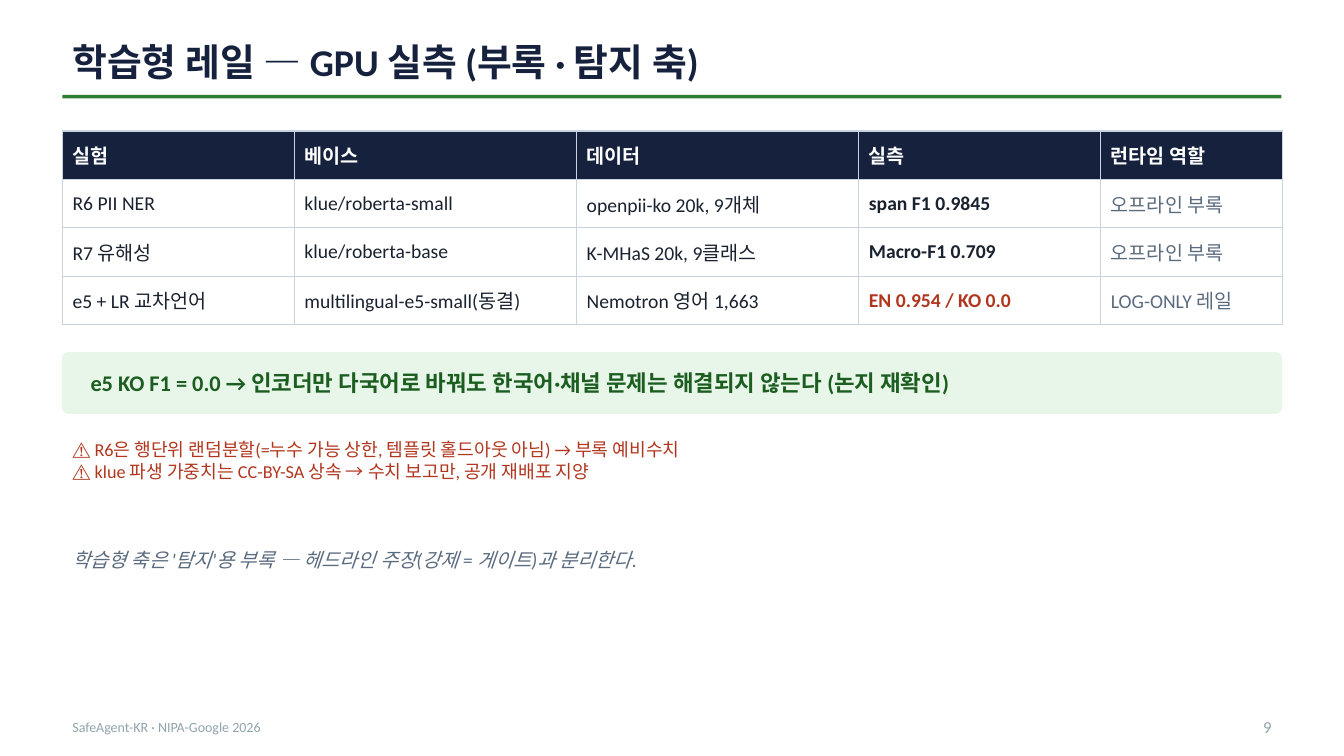
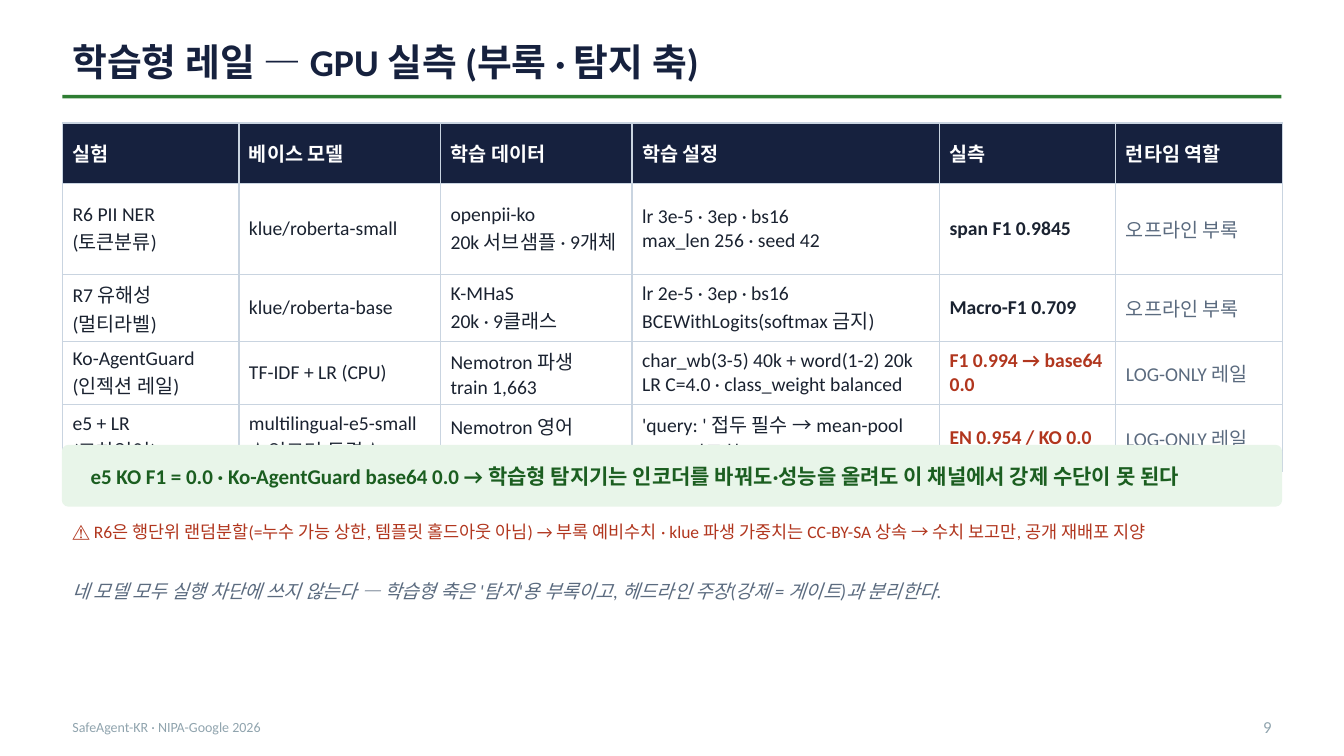
Before and after one commit to seok-hee97/garim-guard, a slide deck: slide 9 of report/발표자료.pptx. Drawn at 1344x756 pixels with LibreOffice and Linux fonts; fonts in the diff are those of the drawing. Boxes give left, top, right and bottom in pixels: in the first picture for what was removed or moved away, otherwise in the second. Text is boxed around its words. In the diff, an @@ line names an element or a change of style, - is before the commit and + after.

Commit message:
feat(deck): 5분 발표영상 규격 대응 + 실제값 워크플로 슬라이드 + 학습 상세
제출 규격이 확인됐다 — **5분 발표영상 + 발표자료**(2026-07-29 24시). 기존 덱은 10분
발표를 상정해 노트가 길었고, 발표는 코드 리뷰 없이 자료·영상만으로 진행되므로
"코드를 안 봐도 이해되는" 자립적 구성이 필요했다.

1. 5분 영상 대본 (합계 300초)
   슬라이드마다 `🎬 [영상 N초]` 한 문단을 노트 맨 앞에 넣었다. 그대로 읽으면 5분에 맞고,
   기존 상세 노트는 그 아래 Q&A·리허설용으로 남겼다. 발표 스크립트(md)도 같은 소스에서
   생성되므로 둘이 어긋나지 않는다. 시간이 부족하면 S9·S10 을 영상에서 빼는 선택지 명시.

2. S5 를 '실행 워크플로(실제 값)' 로 교체 — scripts/gen_workflow.py 신규
   요청 한 건이 홉마다 어떻게 처리되는지를 ★실제 데이터 값★ 으로 7단계로 보인다.
   값은 전부 저장소 실물에서 온다(지어내지 않음):
     · 입력·홉·게이트 판정·레일 점수 → results/demo_traces.jsonl (arm=tier_a)
     · 오염 문서 본문               → src/agent/toolworld.py kb_003
     · 차단 규칙·allowlist          → config/policy.yaml
   핵심 서사: 레일이 0.038 로 못 잡고(탐지 실패) 모델이 속아 send_email 을 만들지만,
   게이트가 문장 의미가 아니라 allowlist 대조로 BLOCK → attempted=True/executed=False.
   기존 graphviz 배선도는 부록 B(Q&A 백업)로 이동.

3. S9 학습형 레일에 '어떻게 학습했는가' 명시
   베이스 모델·학습 데이터·학습 설정(lr·epoch·batch·손실·특징추출)·실측·런타임 역할을
   6열 표로. Ko-AgentGuard(TF-IDF char_wb(3-5)+word(1-2), LR C=4.0)와 e5(인코더 동결,
   'query: ' 접두)까지 포함해 네 모델 전부를 한 표에서 비교 가능하게 했다.

4. 부록 B(재현 절차) 제거 — 발표에서 실행방법을 다루지 않는다.
5. 아키텍처·워크플로 그림에서 큰 제목 제거 — 슬라이드 제목과 중복돼 화면에 제목이 두 번
   나왔다. 회수한 세로 공간은 카드 판독성에 썼다(스택 956→900, 워크플로 980→640).

검증: pytest 125 passed · PPTX 14장 · PDF Keynote 파생 · 영상 대본 합계 300초.

```diff
--- a/report/발표자료.pptx
+++ b/report/발표자료.pptx
@@ table at <box>63,123,1282,470</box> @@
-실험 | 베이스 | 데이터 | 실측 | 런타임 역할
-R6 PII NER | klue/roberta-small | openpii-ko 20k, 9개체 | span F1 0.9845 | 오프라인 부록
-R7 유해성 | klue/roberta-base | K-MHaS 20k, 9클래스 | Macro-F1 0.709 | 오프라인 부록
-e5 + LR 교차언어 | multilingual-e5-small(동결) | Nemotron 영어 1,663 | EN 0.954 / KO 0.0 | LOG-ONLY 레일
+실험 | 베이스 모델 | 학습 데이터 | 학습 설정 | 실측 | 런타임 역할
+R6 PII NER / (토큰분류) | klue/roberta-small | openpii-ko / 20k 서브샘플 · 9개체 | lr 3e-5 · 3ep · bs16 / max_len 256 · seed 42 | span F1 0.9845 | 오프라인 부록
+R7 유해성 / (멀티라벨) | klue/roberta-base | K-MHaS / 20k · 9클래스 | lr 2e-5 · 3ep · bs16 / BCEWithLogits(softmax 금지) | Macro-F1 0.709 | 오프라인 부록
+Ko-AgentGuard / (인젝션 레일) | TF-IDF + LR (CPU) | Nemotron 파생 / train 1,663 | char_wb(3-5) 40k + word(1-2) 20k / LR C=4.0 · class_weight balanced | F1 0.994 → base64 0.0 | LOG-ONLY 레일
+e5 + LR / (교차언어) | multilingual-e5-small / ★인코더 동결★ | Nemotron 영어 / 1,663 | 'query: ' 접두 필수 → mean-pool / → L2 정규화(384d) → LR | EN 0.954 / KO 0.0 | LOG-ONLY 레일
@@ table: place and size @@
-table at <box>63,131,1282,316</box>
+table at <box>63,123,1282,470</box>
@@ rounded rectangle: place and size @@
-rounded rectangle at <box>63,353,1281,413</box>
+rounded rectangle at <box>63,446,1281,506</box>
@@ text at <box>91,466,1179,488</box>: text changed; size 16 to 15 pt @@
-e5 KO F1 = 0.0 → 인코더만 다국어로 바꿔도 한국어·채널 문제는 해결되지 않는다 (논지 재확인)
+e5 KO F1 = 0.0 · Ko-AgentGuard base64 0.0 → 학습형 탐지기는 인코더를 바꿔도·성능을 올려도 이 채널에서 강제 수단이 못 된다
@@ text at <box>132,523,1145,540</box>: text changed; size 13 to 12.5 pt @@
-⚠️ R6은 행단위 랜덤분할(=누수 가능 상한, 템플릿 홀드아웃 아님) → 부록 예비수치
-⚠️ klue 파생 가중치는 CC-BY-SA 상속 → 수치 보고만, 공개 재배포 지양
+⚠️ R6은 행단위 랜덤분할(=누수 가능 상한, 템플릿 홀드아웃 아님) → 부록 예비수치 · klue 파생 가중치는 CC-BY-SA 상속 → 수치 보고만, 공개 재배포 지양
@@ text at <box>72,582,937,600</box>: text changed; size 14 to 13.5 pt @@
-학습형 축은 '탐지'용 부록 — 헤드라인 주장(강제 = 게이트)과 분리한다.
+네 모델 모두 실행 차단에 쓰지 않는다 — 학습형 축은 '탐지'용 부록이고, 헤드라인 주장(강제 = 게이트)과 분리한다.
```
Also in this commit, not shown: 1 other slide changed, 1 slide added, 1 slide removed, 9 other files.
